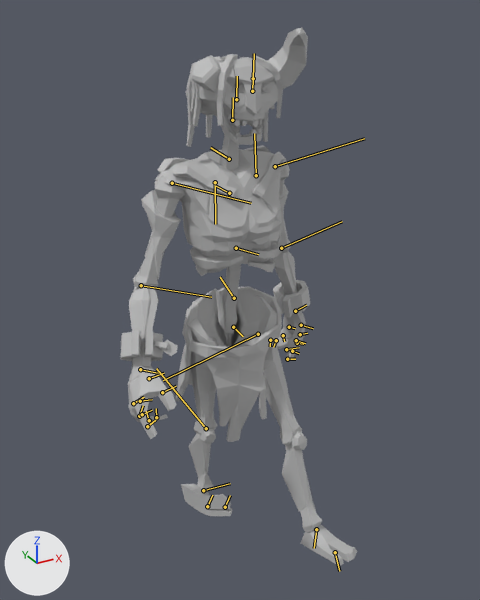
The glTF model games/depthbreaker/client/public/models/synty/depthbreaker/characters/skeleton.glb as it was, and as the next commit left it.
Before and after are seen from a 50 mm lens placed at (-1.003, -1.823, 1.821), pointed at (-0.042, -0.075, 0.947). The axes (+X, +Y, +Z) are drawn at lower left. The lights are the same throughout. The older version comes first. Both versions are drawn at frame 19 of the action 'walk'; the numbers are the values there. The bones that change, and the others that lie on the model, are drawn over the model as lines.

Objects in the first picture: 'Chr_Skeleton_01'.
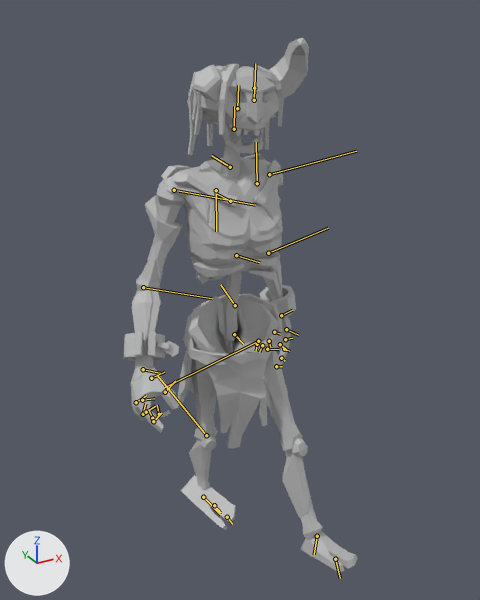
Where the change shows, as pixel boxes (x1, y1, x2, y2) in the pictures (480 x 600 px):
'Chr_Skeleton_01', posed: before (120, 27, 357, 566); after (124, 38, 358, 573)
bone 'Hips', root to tip: before (233, 327) to (243, 336); after (234, 334) to (243, 344)
bone 'Clavicle_L', root to tip: before (256, 175) to (254, 133); after (257, 183) to (256, 142)
bone 'Shoulder_L', root to tip: before (275, 166) to (364, 138); after (269, 174) to (356, 151)
bone 'Elbow_L', root to tip: before (281, 248) to (342, 221); after (268, 253) to (328, 228)
bone 'Finger_01', root to tip: before (289, 327) to (295, 328); after (274, 332) to (280, 334)
bone 'IndexFinger_01', root to tip: before (300, 334) to (307, 333); after (285, 339) to (292, 338)
bone 'IndexFinger_02', root to tip: before (297, 343) to (303, 344); after (284, 349) to (289, 351)
bone 'Thumb_01', root to tip: before (301, 325) to (313, 328); after (286, 329) to (298, 335)
bone 'Thumb_02', root to tip: before (296, 340) to (305, 343); after (280, 344) to (287, 350)
bone 'Clavicle_R', root to tip: before (215, 182) to (215, 224); after (216, 190) to (216, 231)
bone 'Shoulder_R', root to tip: before (172, 183) to (251, 203); after (174, 190) to (255, 205)
bone 'Elbow_R', root to tip: before (141, 285) to (211, 297); after (143, 287) to (212, 298)
bone 'Finger_01_1', root to tip: before (133, 403) to (144, 397); after (136, 402) to (146, 395)
bone 'IndexFinger_01_1', root to tip: before (140, 401) to (152, 399); after (142, 400) to (154, 398)
bone 'IndexFinger_02_1', root to tip: before (142, 414) to (152, 410); after (146, 412) to (155, 406)
bone 'Thumb_01_1', root to tip: before (149, 378) to (164, 373); after (151, 378) to (164, 372)
bone 'Thumb_02_1', root to tip: before (162, 392) to (176, 386); after (165, 392) to (175, 381)
bone 'Ankle_R', root to tip: before (203, 490) to (230, 483); after (203, 497) to (220, 514)
bone 'Ball_R', root to tip: before (207, 506) to (212, 495); after (214, 505) to (220, 512)

The edits, one by one:
Bone 'Hips' (bone_hips) moves from (-6.1, -0.3, -2.8) to (-8.7, -0.2, -2.8).
Bone 'Clavicle_L' (bone_clavicle_l) turns from (0, 2, 2) to (0, 11, 1) degrees about its own x, y and z.
Bone 'Shoulder_L' (bone_shoulder_l) turns from (13, 12, -73) to (20, 14, -73) degrees about its own x, y and z.
Bone 'Elbow_L' (bone_elbow_l) turns from (-8, -9, -3) to (-6, -14, -1) degrees about its own x, y and z.
Bone 'Finger_01' (bone_finger_01) turns from (4, 1, -31) to (4, -3, -33) degrees about its own x, y and z.
Bone 'IndexFinger_01' (bone_indexfinger_01) turns from (0, 10, -18) to (-4, -7, -18) degrees about its own x, y and z.
Bone 'IndexFinger_02' (bone_indexfinger_02) turns from (6, -2, -2) to (-4, 0, -9) degrees about its own x, y and z.
Bone 'Thumb_01' (bone_thumb_01) turns from (-4, 12, -27) to (-3, 15, -32) degrees about its own x, y and z.
Bone 'Thumb_02' (bone_thumb_02) turns from (-4, 23, 13) to (-12, 31, -4) degrees about its own x, y and z.
Bone 'Clavicle_R' (bone_clavicle_r) turns from (0, -2, 3) to (0, 8, 3) degrees about its own x, y and z.
Bone 'Shoulder_R' (bone_shoulder_r) turns from (7, 2, -66) to (14, 4, -67) degrees about its own x, y and z.
Bone 'Elbow_R' (bone_elbow_r) turns from (-10, -31, 1) to (-8, -35, 3) degrees about its own x, y and z.
Bone 'Finger_01_1' (bone_finger_01_1) turns from (4, 1, -31) to (4, -3, -33) degrees about its own x, y and z.
Bone 'IndexFinger_01_1' (bone_indexfinger_01_1) turns from (0, 4, -15) to (-5, -12, -14) degrees about its own x, y and z.
Bone 'IndexFinger_02_1' (bone_indexfinger_02_1) turns from (6, -1, -4) to (-4, 0, -11) degrees about its own x, y and z.
Bone 'Thumb_01_1' (bone_thumb_01_1) turns from (-3, -2, -20) to (-1, 1, -26) degrees about its own x, y and z.
Bone 'Thumb_02_1' (bone_thumb_02_1) turns from (-4, 2, 14) to (-10, 12, 0) degrees about its own x, y and z.
Bone 'Ankle_R' (bone_ankle_r) turns from (-86, -14, 50) to (-150, 3, 62) degrees about its own x, y and z.
Bone 'Ball_R' (bone_ball_r) turns from (0, 0, 33) to (0, 0, 0) degrees about its own x, y and z.
